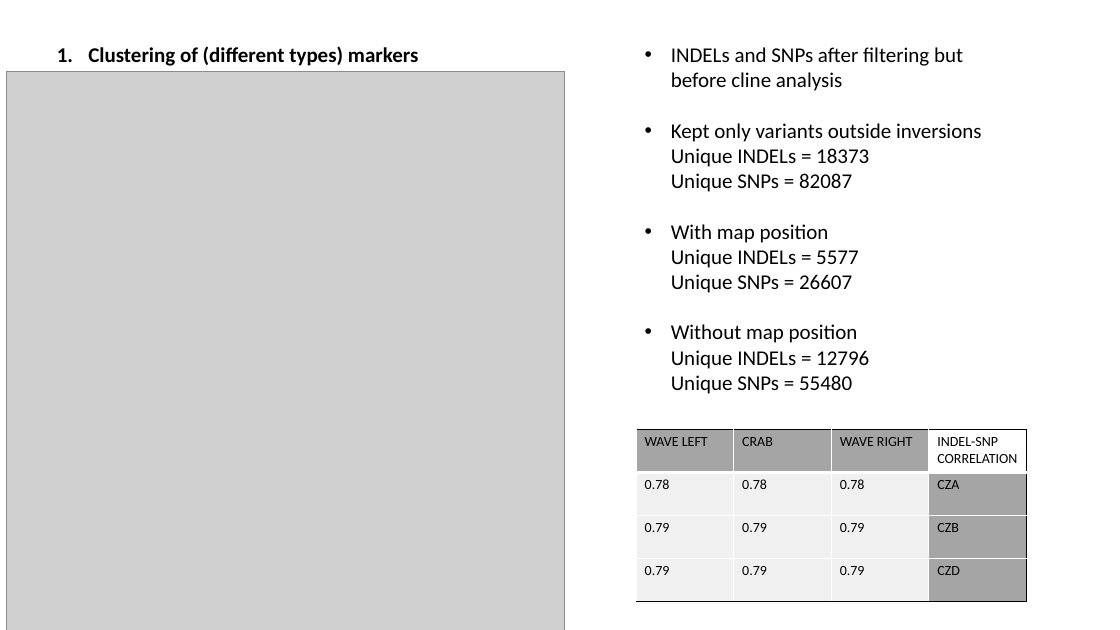
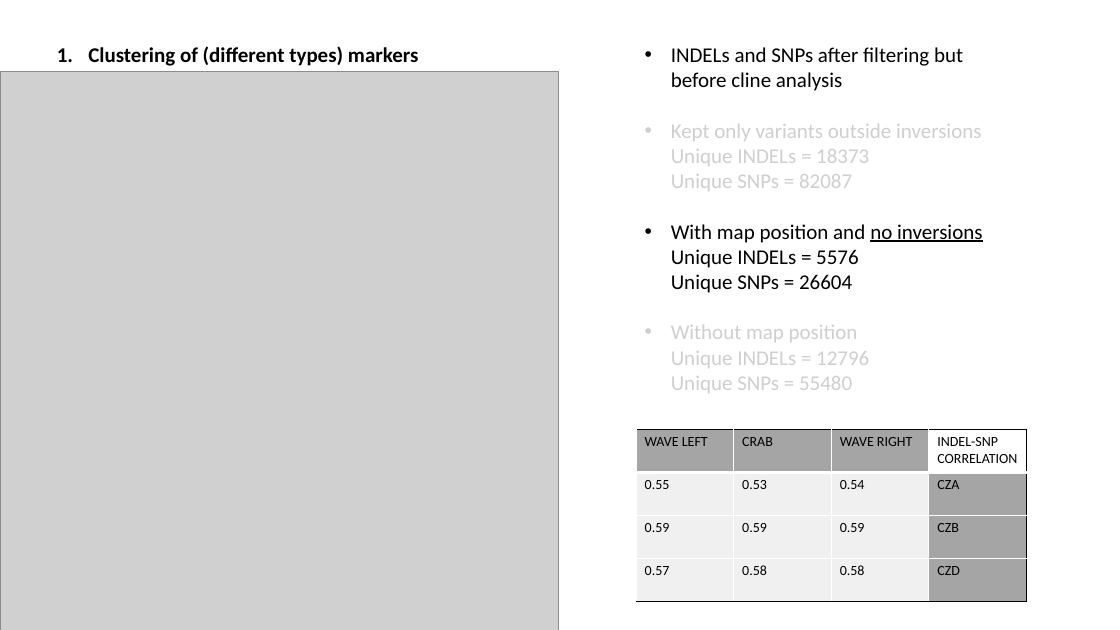
Before and after one commit to sam0per/Littorina_saxatilis_short_variants, a slide deck: slide 6 of short_genetic_variants/docs/short_indels_v02.pptx. Drawn at 1120x630 pixels with LibreOffice and Linux fonts; fonts in the diff are those of the drawing; grey boxes stand for pictures. Boxes give left, top, right and bottom in pixels: in the first picture for what was removed or moved away, otherwise in the second. Text is boxed around its words. In the diff, an @@ line names an element or a change of style, - is before the commit and + after.

```diff
--- a/short_genetic_variants/docs/short_indels_v02.pptx
+++ b/short_genetic_variants/docs/short_indels_v02.pptx
@@ picture: place and size @@
-picture at [6,71,565,630]
+picture at [0,71,559,630]
@@ text at [671,124,981,393]: text colour #000000 to #D0CECE in "Kept only variants outside inversions Unique INDELs ...", "Without map position Unique INDELs = 12796 ..." @@
@@ text at [671,224,982,293]: text changed @@
-• With map position
-  Unique INDELs = 5577
-  Unique SNPs = 26607
+• With map position and no inversions
+  Unique INDELs = 5576
+  Unique SNPs = 26604
@@ table at [636,429,1026,602] @@
-row 2: 0.78 | 0.78 | 0.78 | CZA
+row 2: 0.55 | 0.53 | 0.54 | CZA
-row 3: 0.79 | 0.79 | 0.79 | CZB
+row 3: 0.59 | 0.59 | 0.59 | CZB
-row 4: 0.79 | 0.79 | 0.79 | CZD
+row 4: 0.57 | 0.58 | 0.58 | CZD
```
Also in this commit, not shown: 2 other slides changed, 4 other files.
